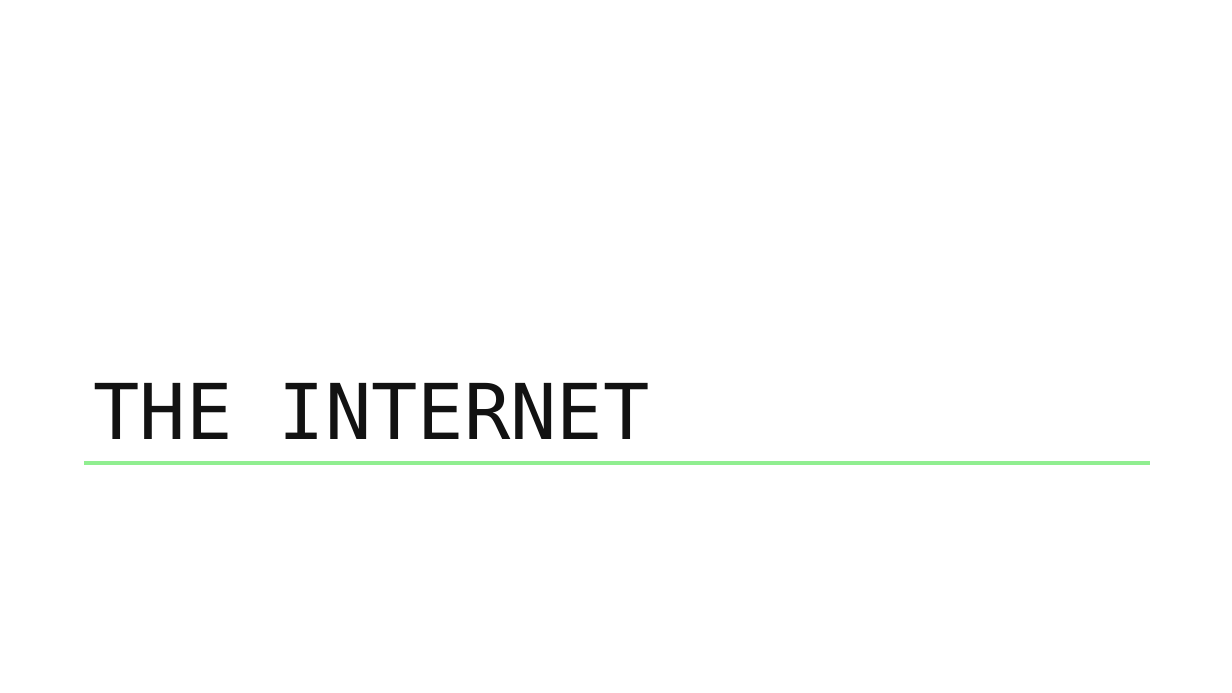
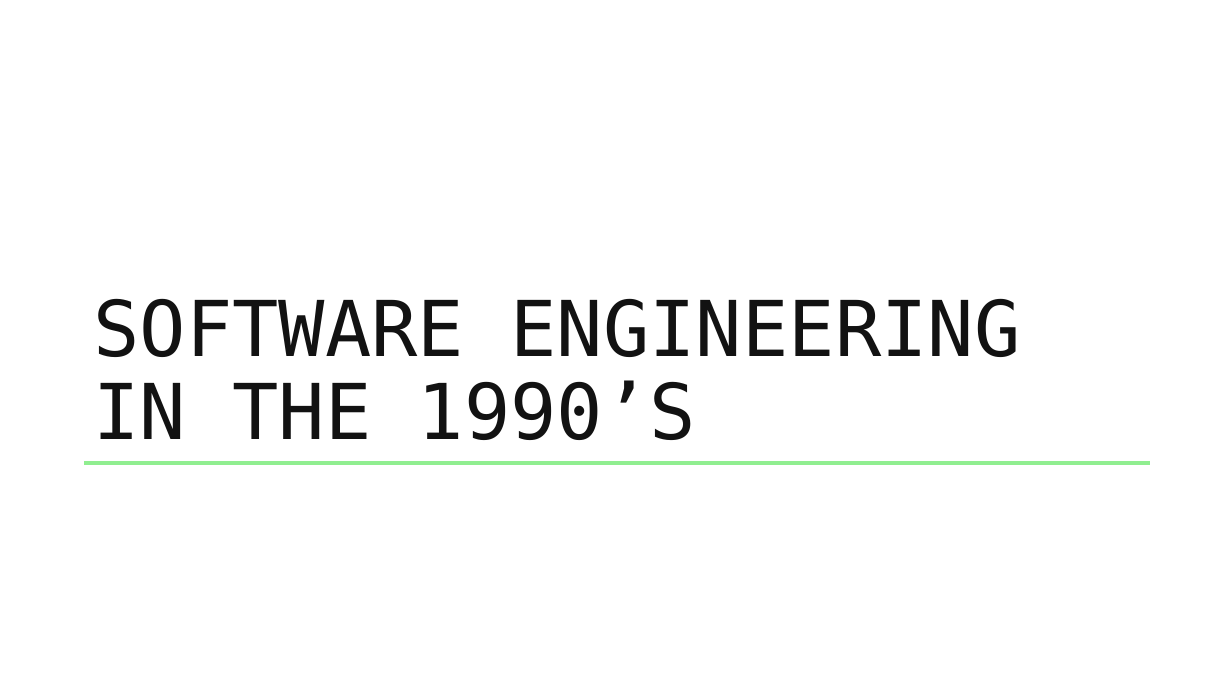
Before and after one commit to benchiverton/Blog, a slide deck: slide 4 of src/BenChiverton.Blog/Resources/Downloads/evolution_of_IT/evolution_of_IT.pptx (slide 3 before the commit). Drawn at 1232x693 pixels with LibreOffice and Linux fonts; fonts in the diff are those of the drawing. Boxes give left, top, right and bottom in pixels: in the first picture for what was removed or moved away, otherwise in the second. Text is boxed around its words. In the diff, an @@ line names an element or a change of style, - is before the commit and + after.

```diff
--- a/src/BenChiverton.Blog/Resources/Downloads/evolution_of_IT/evolution_of_IT.pptx
+++ b/src/BenChiverton.Blog/Resources/Downloads/evolution_of_IT/evolution_of_IT.pptx
@@ title at [93, 299, 1021, 440]: text changed @@
-THE INTERNET
+SOFTWARE ENGINEERING IN THE 1990’S
```
Also in this commit, not shown: 7 other slides changed, 15 slides added, 3 slides removed.
